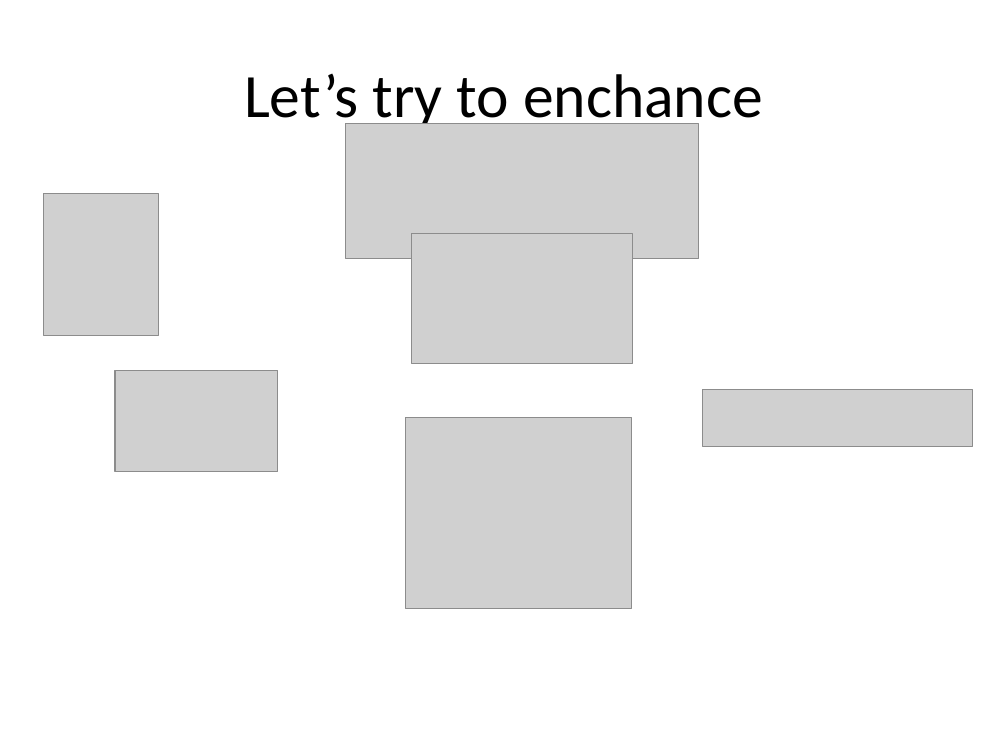
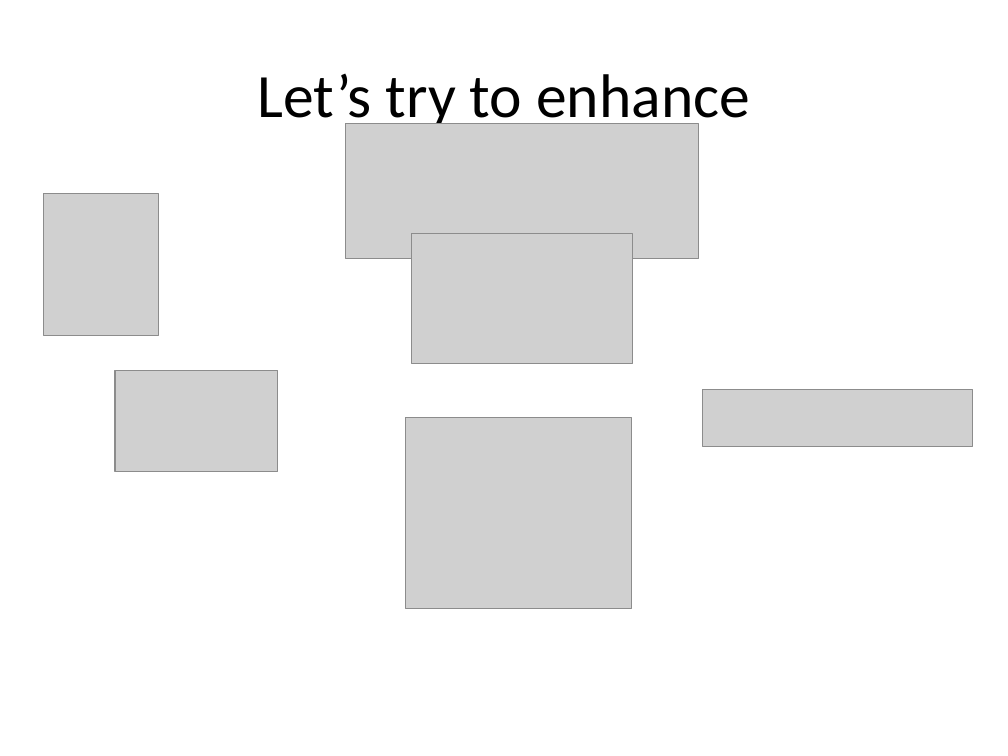
Before and after one commit to vaetern/match-sets, a slide deck: slide 10 of asafonov, hands-on ml.pptx. Drawn at 1008x756 pixels with LibreOffice and Linux fonts; fonts in the diff are those of the drawing; grey boxes stand for pictures. Boxes give left, top, right and bottom in pixels: in the first picture for what was removed or moved away, otherwise in the second. Text is boxed around its words. In the diff, an @@ line names an element or a change of style, - is before the commit and + after.

```diff
--- a/asafonov, hands-on ml.pptx
+++ b/asafonov, hands-on ml.pptx
@@ title at [257,74,750,132]: text changed @@
-Let’s try to enchance
+Let’s try to enhance
```
Also in this commit, not shown: 11 other slides changed, 1 slide added, 3 other files.
